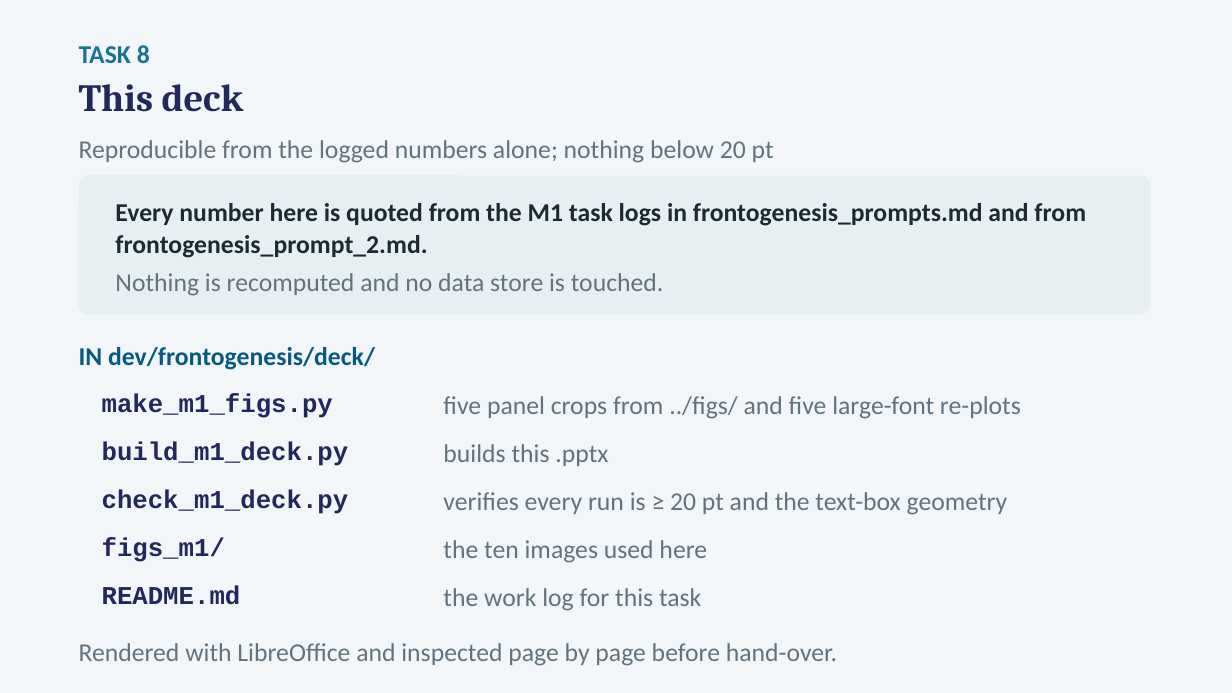
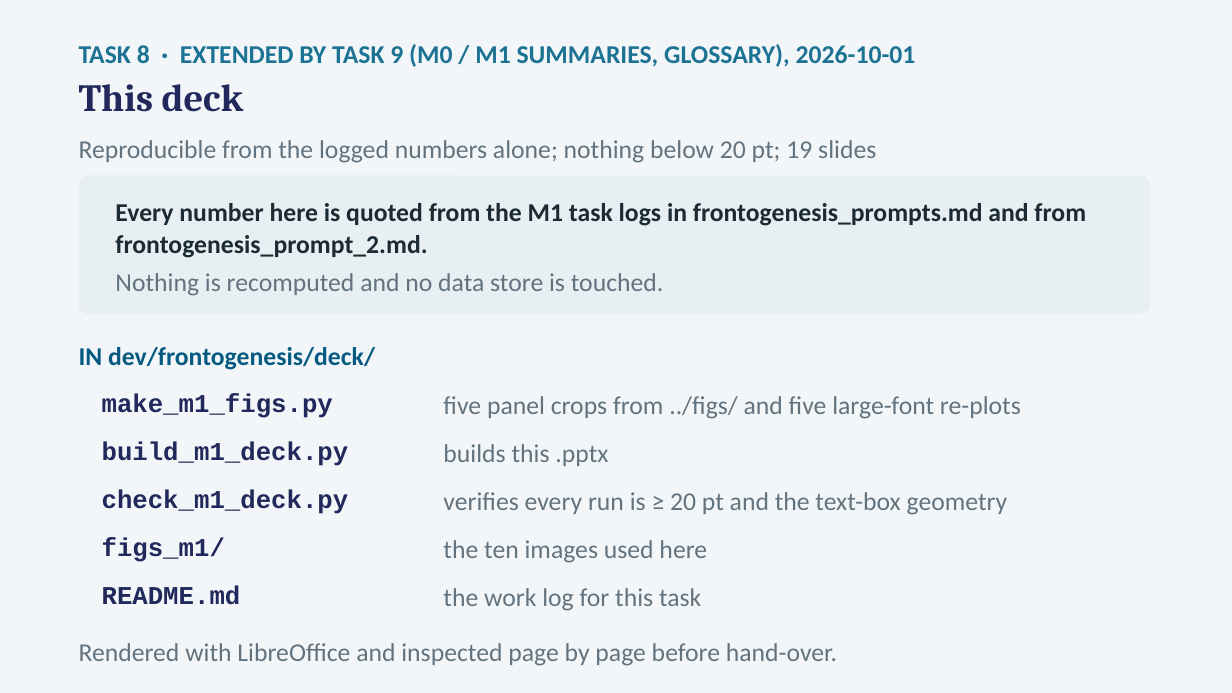
Before and after one commit to Sea-Meets-the-Stars/fronts, a slide deck: slide 19 of dev/frontogenesis/deck/Frontogenesis_M1_Acceptance.pptx (slide 15 before the commit). Drawn at 1232x693 pixels with LibreOffice and Linux fonts; fonts in the diff are those of the drawing. Boxes give left, top, right and bottom in pixels: in the first picture for what was removed or moved away, otherwise in the second. Text is boxed around its words. In the diff, an @@ line names an element or a change of style, - is before the commit and + after.

```diff
--- a/dev/frontogenesis/deck/Frontogenesis_M1_Acceptance.pptx
+++ b/dev/frontogenesis/deck/Frontogenesis_M1_Acceptance.pptx
@@ text at (79, 44, 916, 67): text changed @@
-TASK 8
+TASK 8 · EXTENDED BY TASK 9 (M0 / M1 SUMMARIES, GLOSSARY), 2026-10-01
@@ text at (79, 140, 876, 163): text changed @@
-Reproducible from the logged numbers alone; nothing below 20 pt
+Reproducible from the logged numbers alone; nothing below 20 pt; 19 slides
```
Also in this commit, not shown: 1 other slide changed, 4 slides added, 3 other files.
